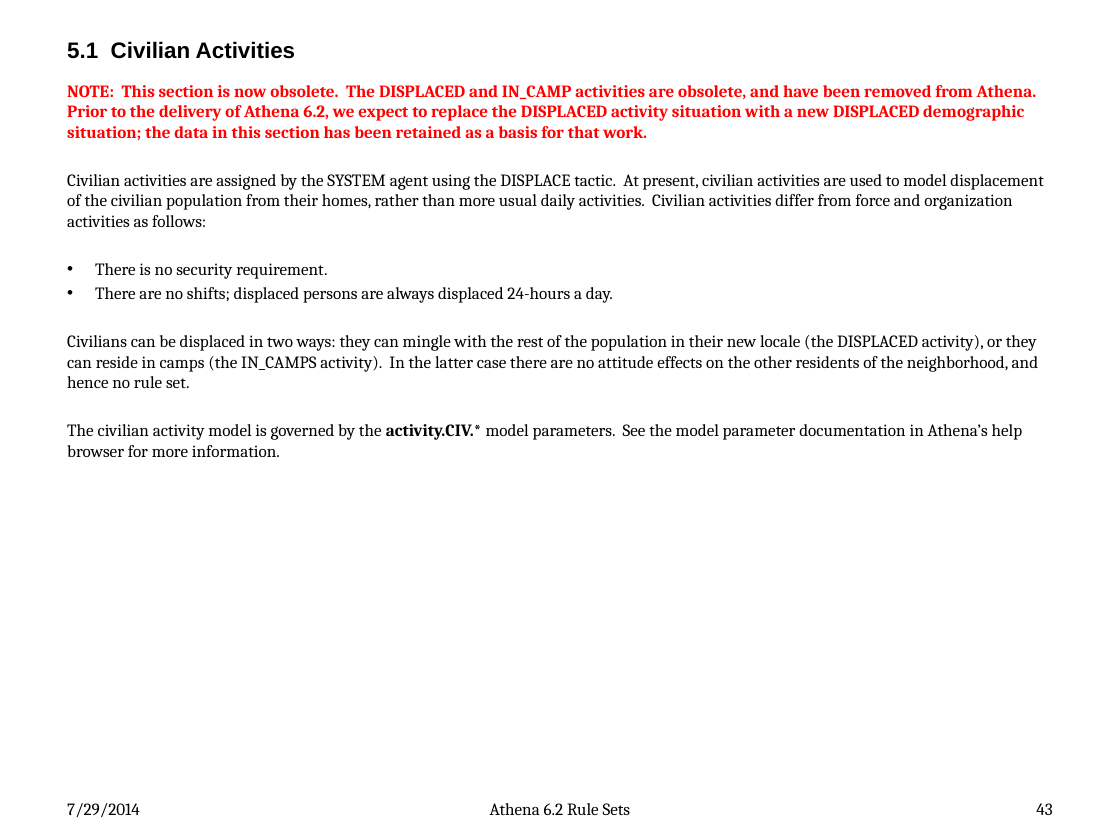
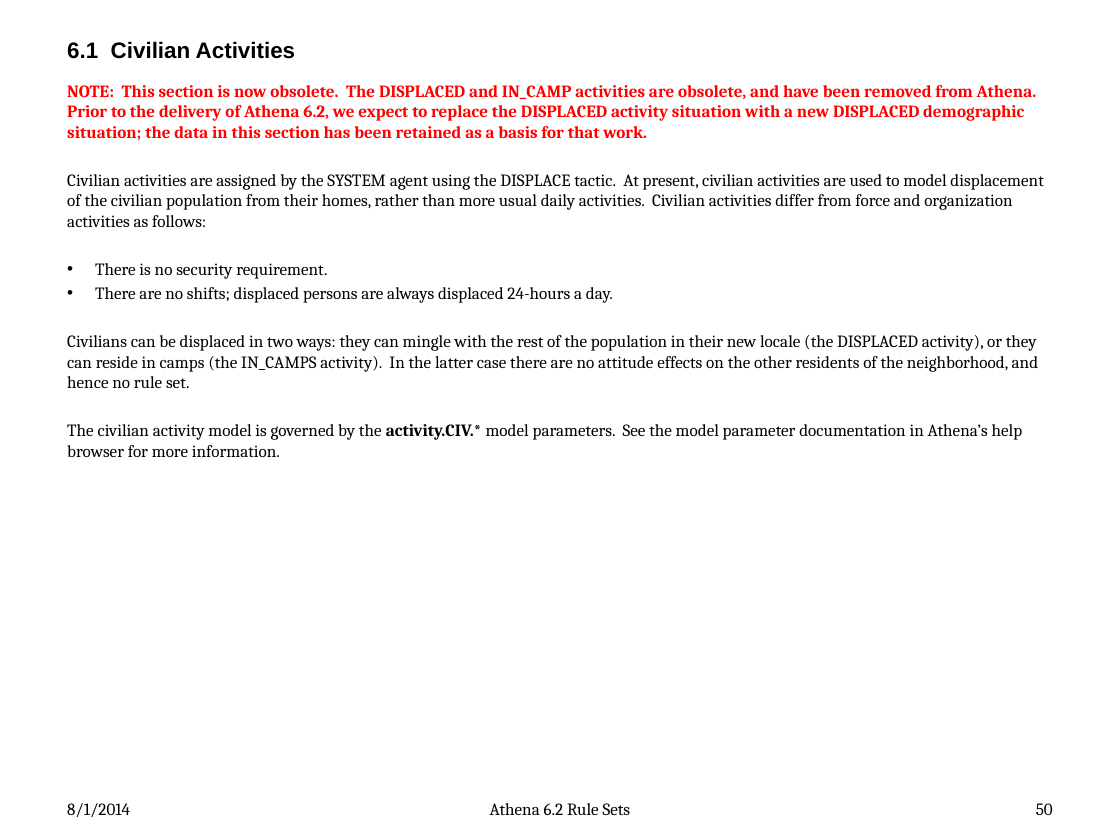
Before and after one commit to AthenaModel/athena-legacy, a slide deck: slide 50 of docs/dev/rules.pptx (slide 43 before the commit). Drawn at 1120x840 pixels with LibreOffice and Linux fonts; fonts in the diff are those of the drawing. Boxes give left, top, right and bottom in pixels: in the first picture for what was removed or moved away, otherwise in the second. Text is boxed around its words. In the diff, an @@ line names an element or a change of style, - is before the commit and + after.

```diff
--- a/docs/dev/rules.pptx
+++ b/docs/dev/rules.pptx
@@ title at box(67, 41, 296, 59): text changed @@
-5.1 Civilian Activities
+6.1 Civilian Activities
@@ text at box(67, 803, 130, 817): text changed @@
-7/29/2014
+8/1/2014
@@ page number at box(1036, 803, 1053, 815): text changed @@
-43
+50
```
Also in this commit, not shown: 72 other slides changed, 7 slides added, 6 other files.
